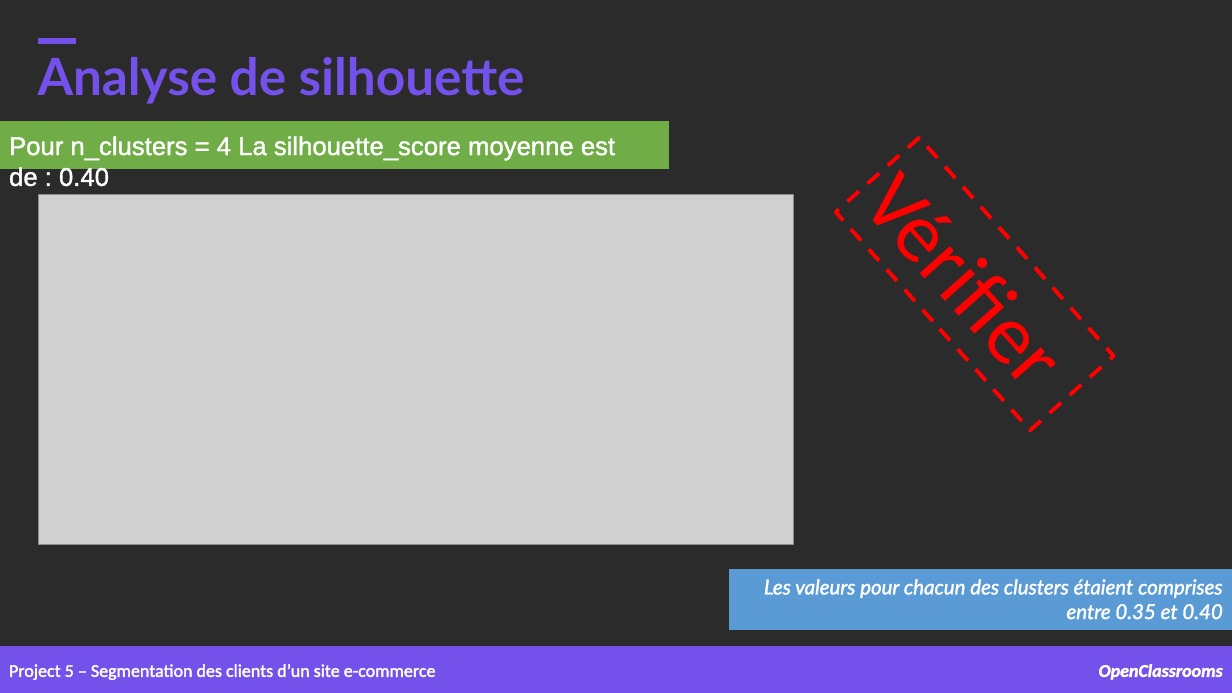
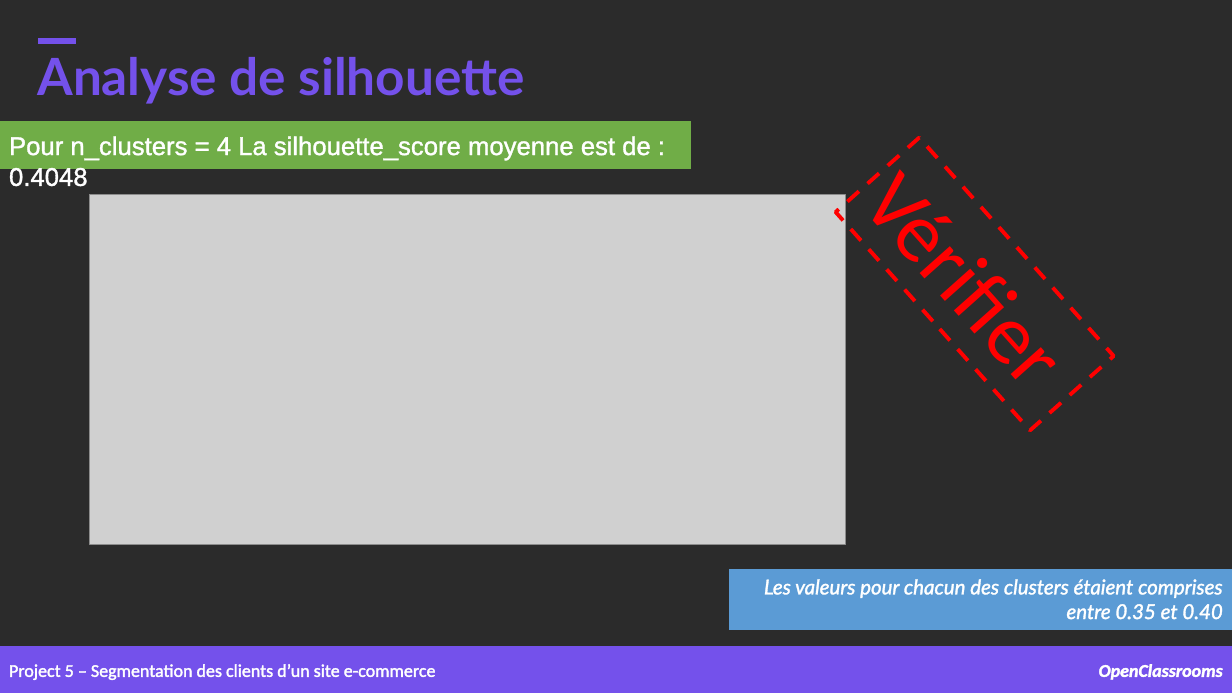
Before and after one commit to samirhinojosa/OC-P5-segment-customers-of-website, a slide deck: slide 31 of supports/P5_presentation v2.pptx. Drawn at 1232x693 pixels with LibreOffice and Linux fonts; fonts in the diff are those of the drawing; grey boxes stand for pictures; background and template pictures are left out; a plain dark background stands for a picture behind light text. Boxes give left, top, right and bottom in pixels: in the first picture for what was removed or moved away, otherwise in the second. Text is boxed around its words. In the diff, an @@ line names an element or a change of style, - is before the commit and + after.

Commit message:
evaluating cluster shape

```diff
--- a/supports/P5_presentation v2.pptx
+++ b/supports/P5_presentation v2.pptx
@@ rectangle: place and size @@
-rectangle at [0,122,668,168]
+rectangle at [0,122,691,168]
@@ text at [9,136,651,187]: text changed @@
-Pour n_clusters = 4 La silhouette_score moyenne est de : 0.40
+Pour n_clusters = 4 La silhouette_score moyenne est de : 0.4048
@@ picture: place and size @@
-picture at [38,195,794,545]
+picture at [90,195,846,545]
```
Also in this commit, not shown: 5 other slides changed, 43 other files.
